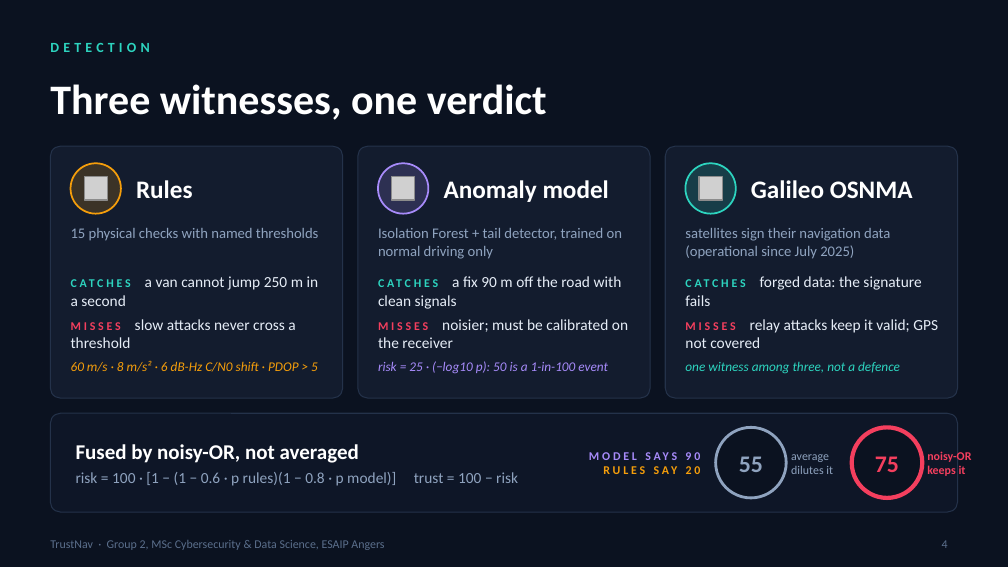
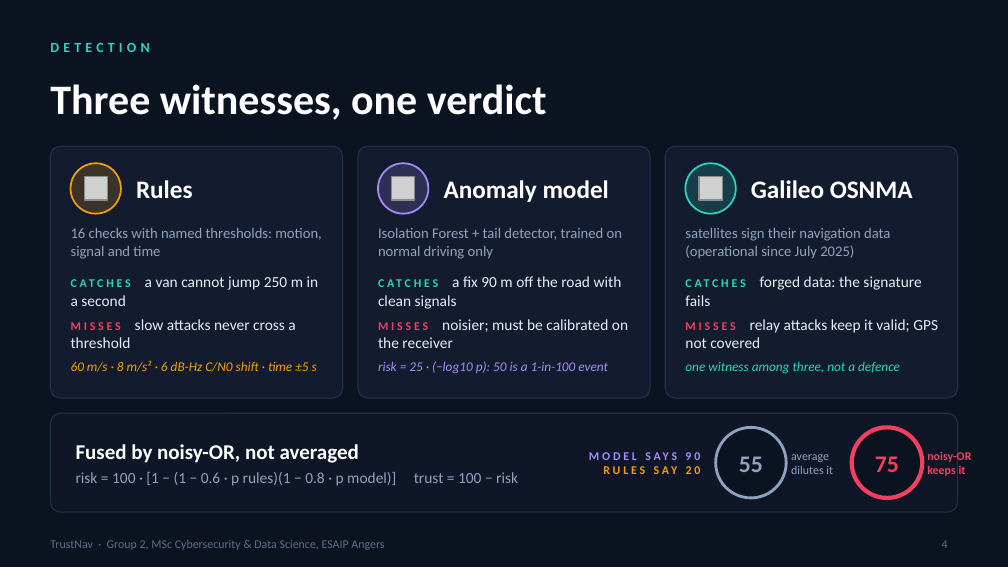
Before and after one commit to domail2karandeshmukh-cyber/trustnav, a slide deck: slide 4 of presentation/TrustNav_oral_deck.pptx. Drawn at 1008x567 pixels with LibreOffice and Linux fonts; fonts in the diff are those of the drawing; grey boxes stand for pictures. Boxes give left, top, right and bottom in pixels: in the first picture for what was removed or moved away, otherwise in the second. Text is boxed around its words. In the diff, an @@ line names an element or a change of style, - is before the commit and + after.

```diff
--- a/presentation/TrustNav_oral_deck.pptx
+++ b/presentation/TrustNav_oral_deck.pptx
@@ text at (71, 228, 322, 259): text changed @@
-15 physical checks with named thresholds
+16 checks with named thresholds: motion, signal and time
@@ text at (71, 361, 317, 372): text changed @@
-60 m/s · 8 m/s² · 6 dB-Hz C/N0 shift · PDOP > 5
+60 m/s · 8 m/s² · 6 dB-Hz C/N0 shift · time ±5 s
```
Also in this commit, not shown: 4 other slides changed, 53 other files.
